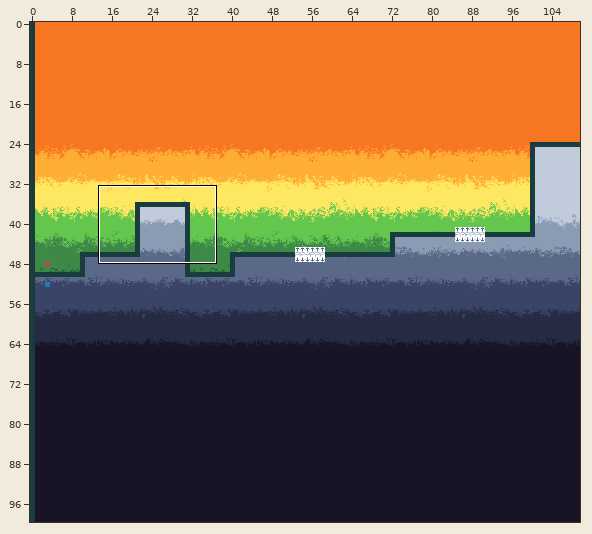
One commit to this Tiled map: assets/maps/Test.tmx. The first picture is a wide view before the edit; the outline marks the close-up.
Close-up. Before:
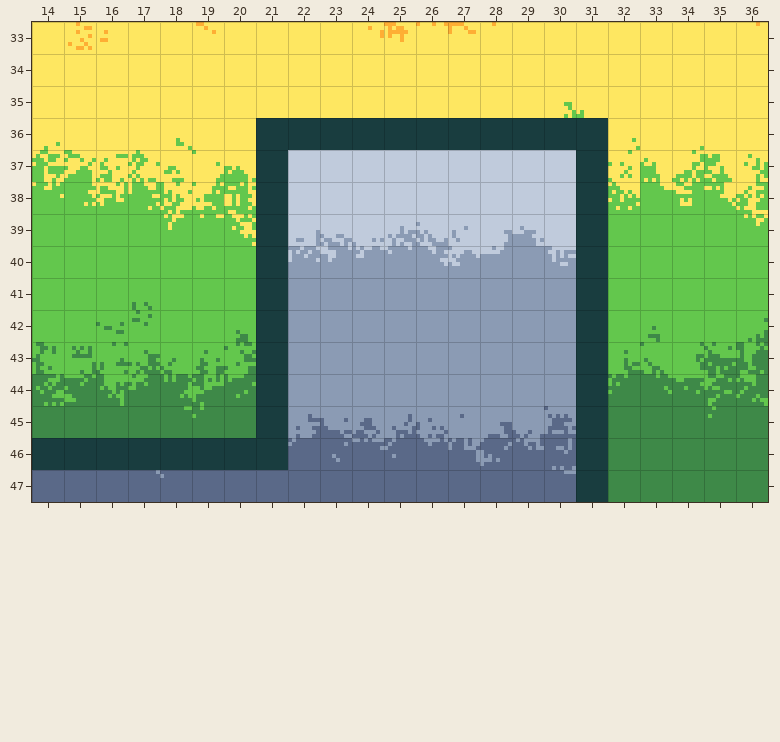
Cells are 8x8 px. Shown: x 14..36, y 33..47. The commit also changed other parts of the map, which this record leaves out.
After:
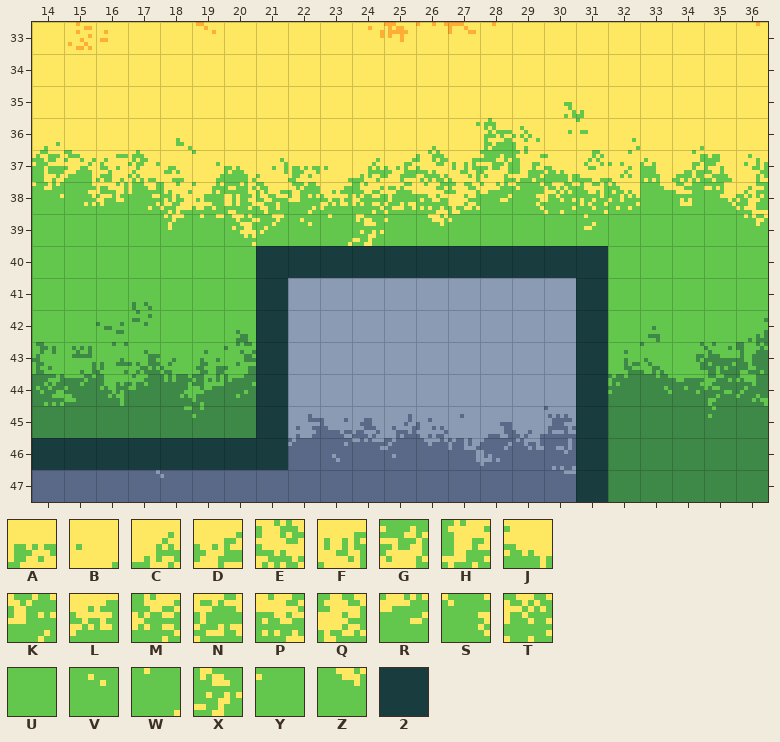
Key: from "Gradient-Green-Orange": A 437, B 438, C 439, D 440, E 441, F 442, G 443, H 444, J 445, K 469, L 470, M 471, N 472, P 473, Q 474, R 475, S 476, T 477, U 480, V 501, W 502, X 503, Y 504, Z 505; from "Ground": 2 0.
_ is an empty cell, . an unchanged one.
Change:
--- layer "Top Gradient"
@@ x 22..30 @@
-37 _________
-38 _________
-39 _________
+37 ABCDEFGHJ
+38 KLMNPQRST
+39 VWXYZYUUU
--- layer "Ground"
@@ x 21..31 @@
-36 22222222222
-37 2.........2
-38 2.........2
-39 2.........2
-40 ._________.
+36 ___________
+37 _........._
+38 _........._
+39 _........._
+40 .222222222.
Pixel boxes of the changes (left, top, right, bottom) in both close-ups:
changed: (256, 118, 608, 278)
